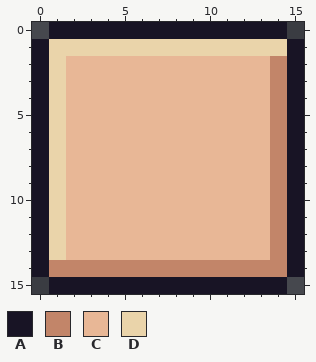
Two versions of one pixel-art file, art/ui/ui-settings-card.aseprite. The picture above was drawn from the file before the commit.
16x16 pixels, 1 frame.
Palette (. is transparent): A #181425  B #c28569  C #e8b796  D #ead4aa
Pixels before, first column x 0:
 0 .AAAAAAAAAAAAAA.
 1 ADDDDDDDDDDDDDDA
 2 ADCCCCCCCCCCCCBA
 3 ADCCCCCCCCCCCCBA
 4 ADCCCCCCCCCCCCBA
 5 ADCCCCCCCCCCCCBA
 6 ADCCCCCCCCCCCCBA
 7 ADCCCCCCCCCCCCBA
 8 ADCCCCCCCCCCCCBA
 9 ADCCCCCCCCCCCCBA
10 ADCCCCCCCCCCCCBA
11 ADCCCCCCCCCCCCBA
12 ADCCCCCCCCCCCCBA
13 ADCCCCCCCCCCCCBA
14 ABBBBBBBBBBBBBBA
15 .AAAAAAAAAAAAAA.
New version:
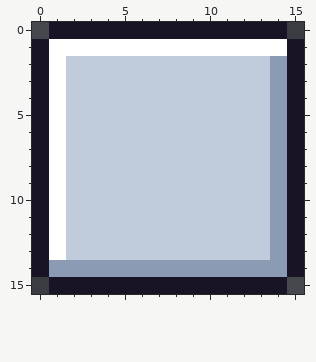
Edits made:
colour B: #c28569 -> #8b9bb4
colour C: #e8b796 -> #c0cbdc
colour D: #ead4aa -> #ffffff
